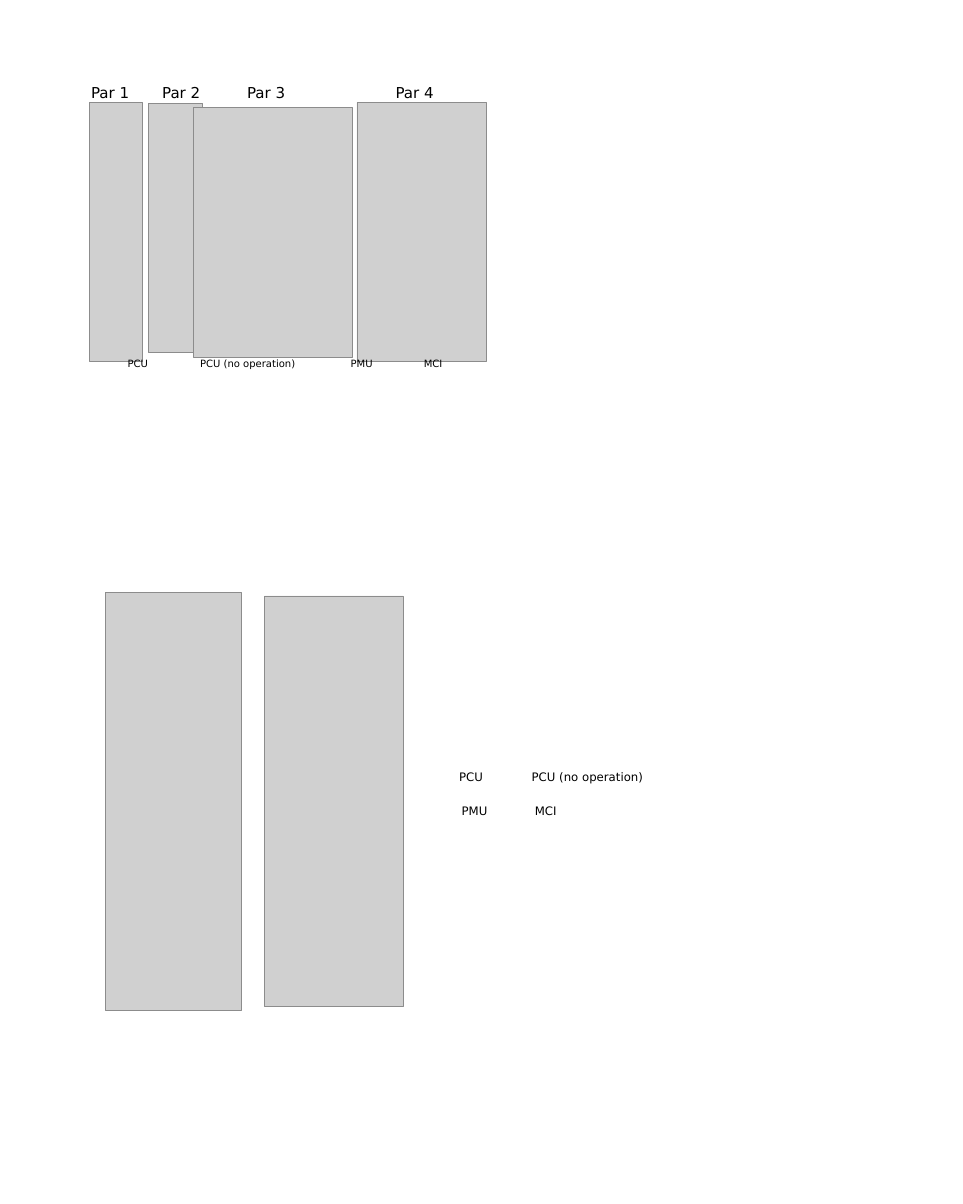
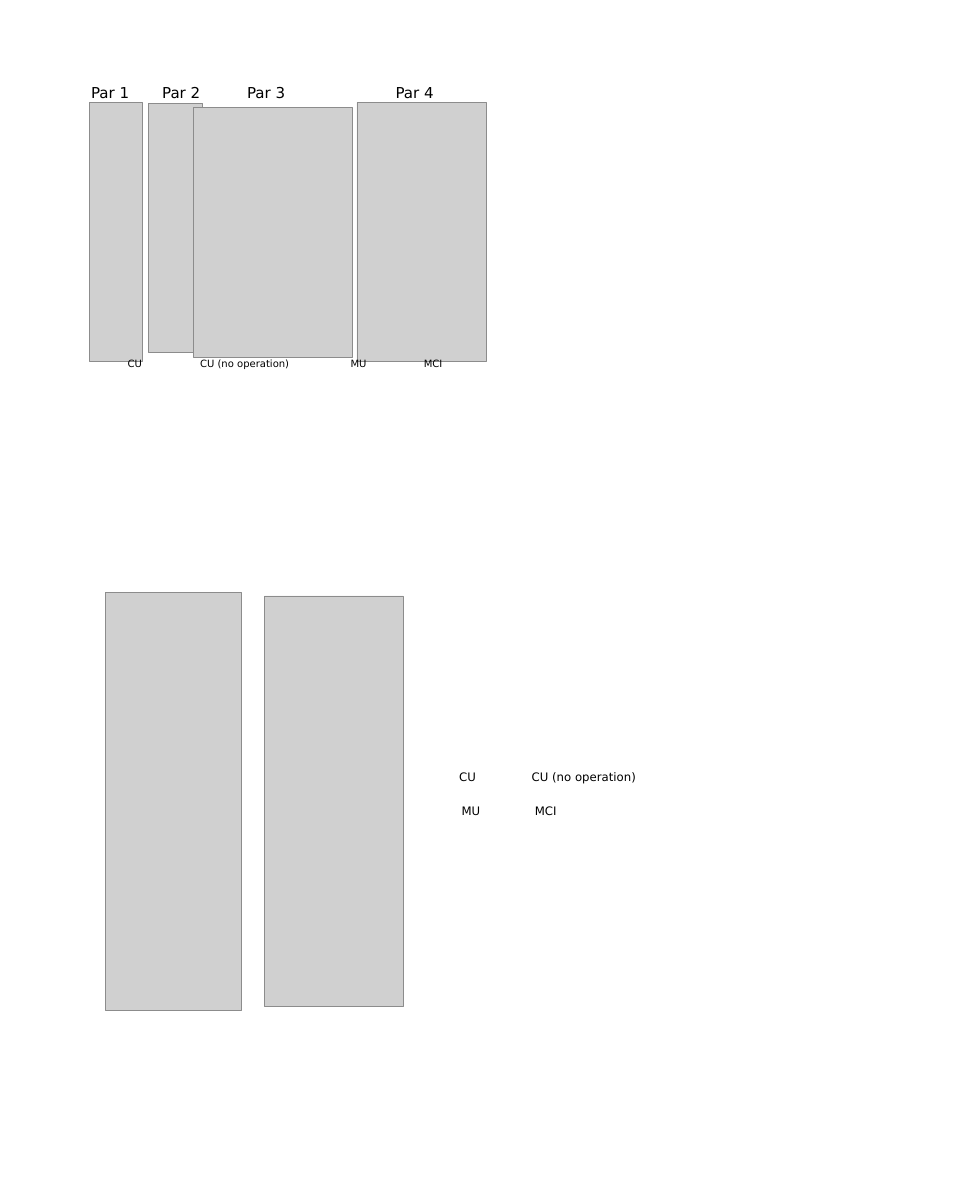
Before and after one commit to yaqiz01/dissertation, a slide deck: slide 5 of figs/figs.pptx (slide 4 before the commit). Drawn at 963x1204 pixels with LibreOffice and Linux fonts; fonts in the diff are those of the drawing; grey boxes stand for pictures; background and template pictures are left out. Boxes give left, top, right and bottom in pixels: in the first picture for what was removed or moved away, otherwise in the second. Text is boxed around its words. In the diff, an @@ line names an element or a change of style, - is before the commit and + after.

```diff
--- a/figs/figs.pptx
+++ b/figs/figs.pptx
@@ text at [128,360,142,367]: text changed @@
-PCU
+CU
@@ text at [200,360,289,369]: text changed @@
-PCU (no operation)
+CU (no operation)
@@ text at [351,360,367,367]: text changed @@
-PMU
+MU
@@ text at [459,772,476,781]: text changed @@
-PCU
+CU
@@ text at [532,772,636,784]: text changed @@
-PCU (no operation)
+CU (no operation)
@@ text at [462,806,481,815]: text changed @@
-PMU
+MU
```
Also in this commit, not shown: 4 other slides changed, 1 slide added, 18 other files.
